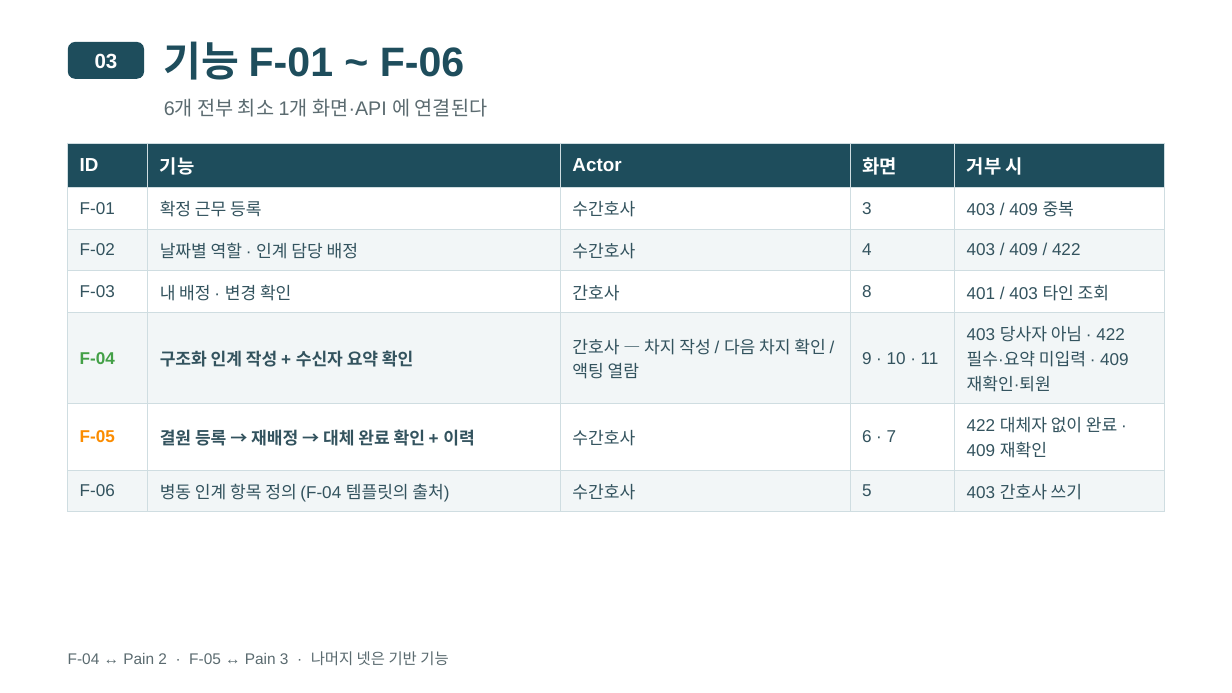
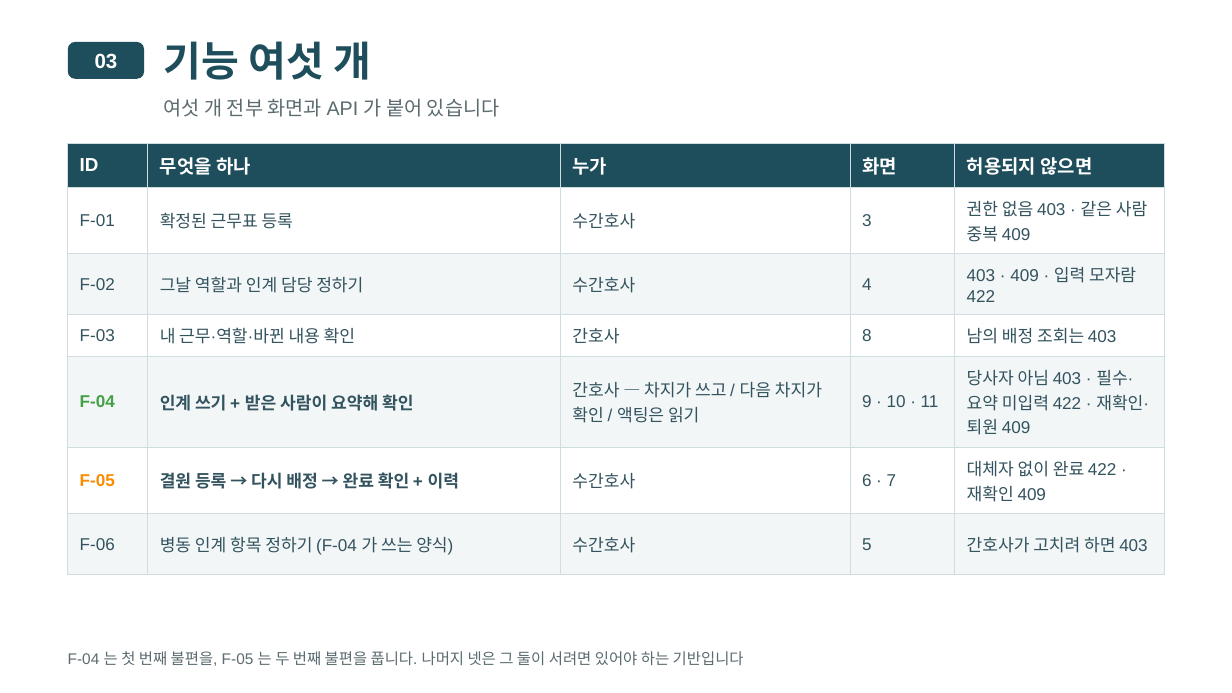
Before and after one commit to wodnjs2020136144/skala-webservice-mini, a slide deck: slide 11 of deliverables/10반_황재원_너와나의인계고리-개요.pptx (slide 10 before the commit). Drawn at 1232x693 pixels with LibreOffice and Linux fonts; fonts in the diff are those of the drawing. Boxes give left, top, right and bottom in pixels: in the first picture for what was removed or moved away, otherwise in the second. Text is boxed around its words. In the diff, an @@ line names an element or a change of style, - is before the commit and + after.

```diff
--- a/deliverables/10반_황재원_너와나의인계고리-개요.pptx
+++ b/deliverables/10반_황재원_너와나의인계고리-개요.pptx
@@ text at (164, 41, 372, 80): text changed @@
-기능 F-01 ~ F-06
+기능 여섯 개
@@ text at (164, 98, 500, 117): text changed @@
-6개 전부 최소 1개 화면·API 에 연결된다
+여섯 개 전부 화면과 API 가 붙어 있습니다
@@ table at (68, 143, 1164, 559) @@
-row 1: ID | 기능 | Actor | 화면 | 거부 시
+row 1: ID | 무엇을 하나 | 누가 | 화면 | 허용되지 않으면
-row 2, column 2: 확정 근무 등록
+row 2, column 2: 확정된 근무표 등록
-row 2, column 5: 403 / 409 중복
+row 2, column 5: 권한 없음 403 · 같은 사람 중복 409
-row 3, column 2: 날짜별 역할 · 인계 담당 배정
+row 3, column 2: 그날 역할과 인계 담당 정하기
-row 3, column 5: 403 / 409 / 422
+row 3, column 5: 403 · 409 · 입력 모자람 422
-row 4, column 2: 내 배정 · 변경 확인
+row 4, column 2: 내 근무·역할·바뀐 내용 확인
-row 4, column 5: 401 / 403 타인 조회
+row 4, column 5: 남의 배정 조회는 403
-row 5: F-04 | 구조화 인계 작성 + 수신자 요약 확인 | 간호사 — 차지 작성 / 다음 차지 확인 / 액팅 열람 | 9 · 10 · 11 | 403 당사자 아님 · 422 필수·요약 미입력 · 409 재확인·퇴원
+row 5: F-04 | 인계 쓰기 + 받은 사람이 요약해 확인 | 간호사 — 차지가 쓰고 / 다음 차지가 확인 / 액팅은 읽기 | 9 · 10 · 11 | 당사자 아님 403 · 필수·요약 미입력 422 · 재확인·퇴원 409
-row 6, column 2: 결원 등록 → 재배정 → 대체 완료 확인 + 이력
+row 6, column 2: 결원 등록 → 다시 배정 → 완료 확인 + 이력
-row 6, column 5: 422 대체자 없이 완료 · 409 재확인
+row 6, column 5: 대체자 없이 완료 422 · 재확인 409
-row 7, column 2: 병동 인계 항목 정의 (F-04 템플릿의 출처)
+row 7, column 2: 병동 인계 항목 정하기 (F-04 가 쓰는 양식)
-row 7, column 5: 403 간호사 쓰기
+row 7, column 5: 간호사가 고치려 하면 403
@@ text at (68, 651, 744, 666): text changed @@
-F-04 ↔ Pain 2 · F-05 ↔ Pain 3 · 나머지 넷은 기반 기능
+F-04 는 첫 번째 불편을, F-05 는 두 번째 불편을 풉니다. 나머지 넷은 그 둘이 서려면 있어야 하는 기반입니다
```
Also in this commit, not shown: 23 other slides changed, 10 slides added, 4 slides removed, 29 other files.
